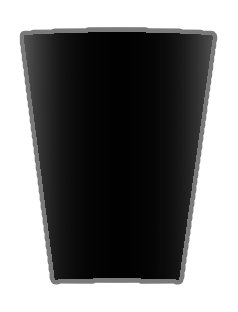
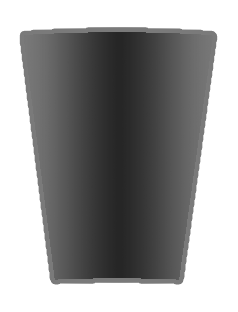
Layer changes from the first (238, 312) image to the second:
hid "Layer 6" over [24, 32, 213, 280]
hid "Layer 5" over [24, 32, 213, 280]
